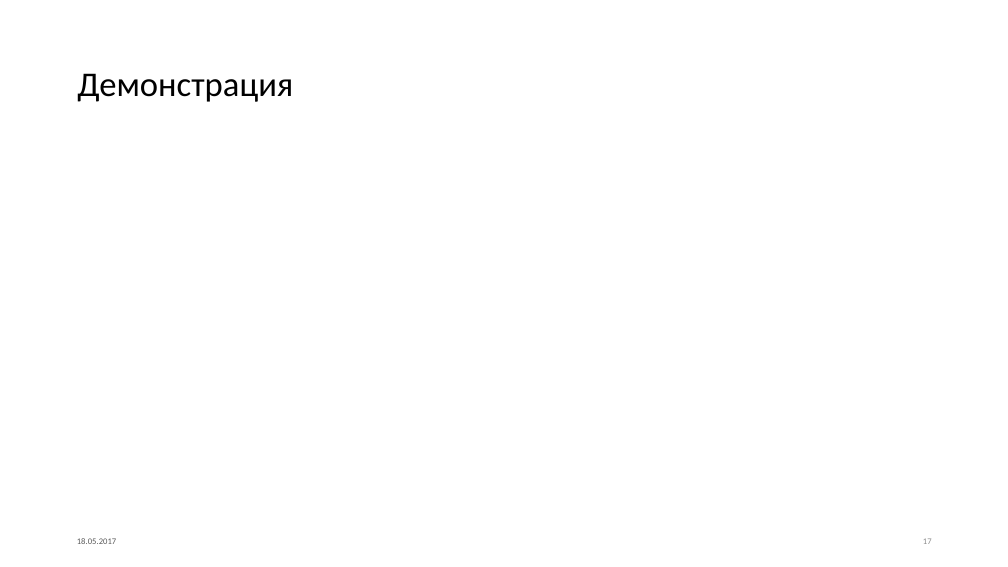
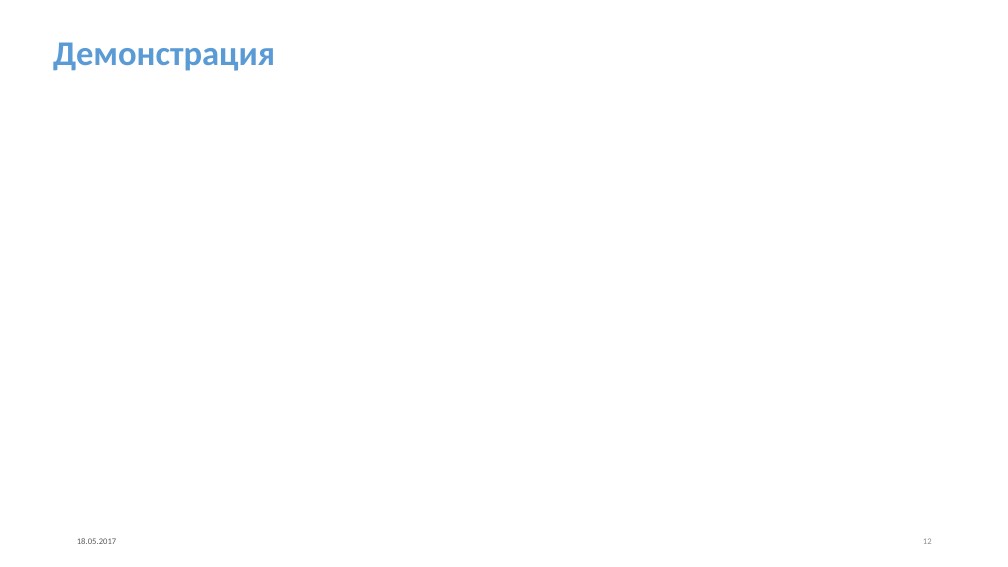
Before and after one commit to GrachevaElena/Checkers, a slide deck: slide 12 of ProjectNewDesign.pptx (slide 17 before the commit). Drawn at 1008x567 pixels with LibreOffice and Linux fonts; fonts in the diff are those of the drawing. Boxes give left, top, right and bottom in pixels: in the first picture for what was removed or moved away, otherwise in the second. Text is boxed around its words. In the diff, an @@ line names an element or a change of style, - is before the commit and + after.

```diff
--- a/ProjectNewDesign.pptx
+++ b/ProjectNewDesign.pptx
@@ text "Демонстрация": place and size @@
-text "Демонстрация" at (77, 73, 293, 102)
+text "Демонстрация" at (53, 42, 275, 71)
@@ text "Демонстрация" at (53, 42, 275, 71): text colour #000000 to #5B9BD5, bold on @@
```
Also in this commit, not shown: 9 other slides changed, 5 slides added, 6 slides removed.
